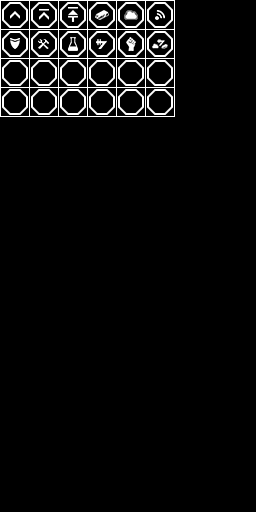
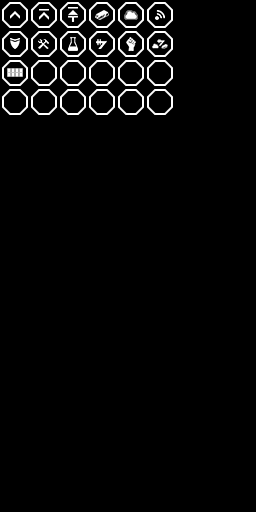
Layers edited between the first and the second w=256, h=512 image:
added layer "Layer 15" in group "Imperial Command Center" over [7, 68, 23, 77]
hid "Grid" over [0, 0, 175, 117]
